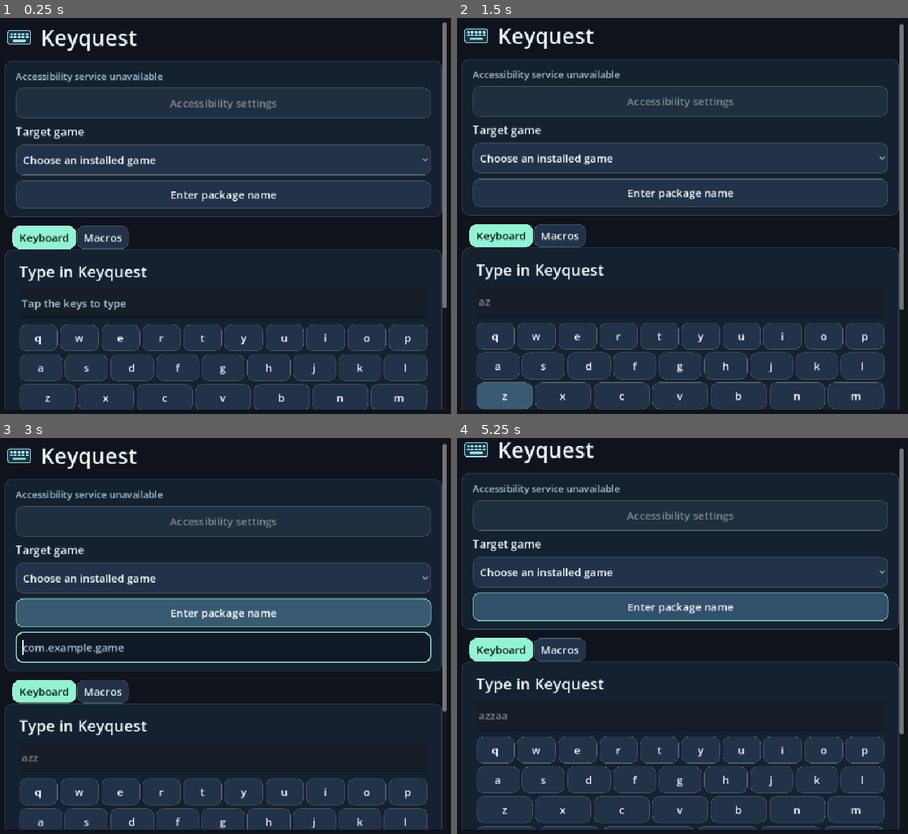
Above: before the commit, frames 1-4 (two rows, left to right).
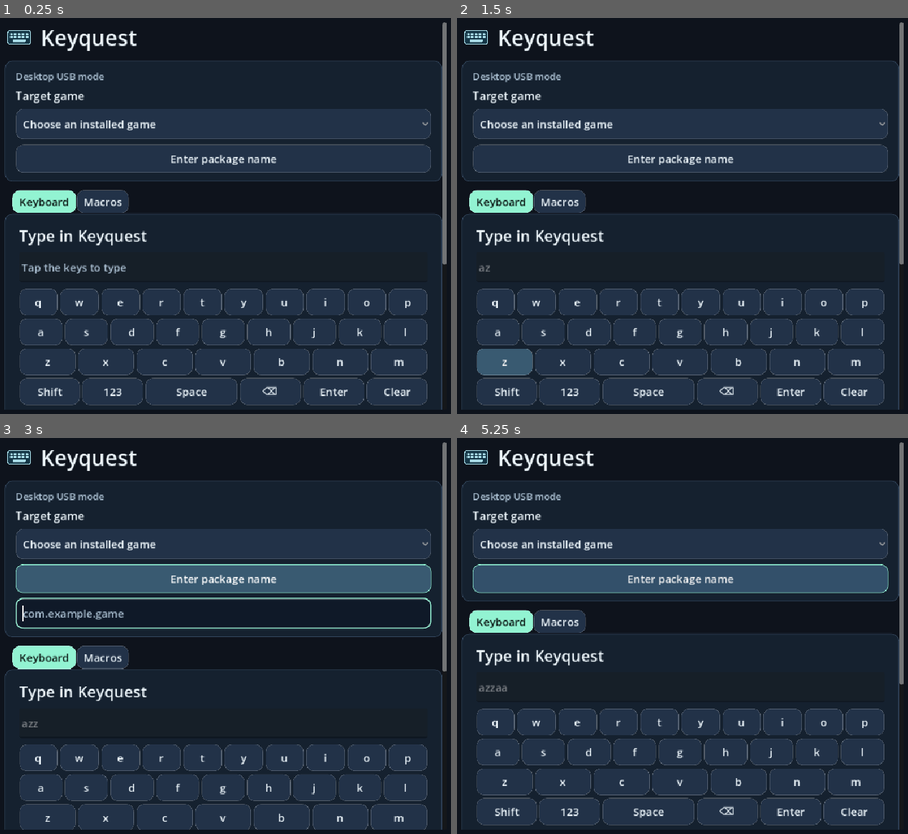
Above: after the commit, the same moments.

Repository: bprosusupro-rgb/Keyquest
Game: Godot game, scene res://panel.tscn
Same seed, same stepped clock (60 frames per second), same inputs: the game is played once before the commit and once after it.
Inputs:
- Up to frame 1 (0.25 s): no input
- Up to frame 2 (1.5 s): click "a" at 0.5 s; click "z" at 1.25 s
- Up to frame 3 (3 s): click "z" at 2 s; click "Enter package name" at 2.75 s
- Up to frame 4 (5.25 s): click "a" at 3.5 s; click "a" at 4.25 s; click "Enter package name" at 5 s

The runs differ from the first frame. In frame 1, 31% of the frame differs, in the area x 0-100%, y 13-99%; in frame 2, 33%; in frame 3, 36%; in frame 4, 39%, in the area x 0-100%, y 1-99%.

Commit message:
Add desktop USB game keys and explicit game focus

Diff:
--- a/panel.gd
+++ b/panel.gd
@@ -13,6 +13,8 @@
 
 var draft: LineEdit
 var keyboard_status: Label
+var adb_path: LineEdit
+var android_display: LineEdit
 var key_rows: VBoxContainer
 var bridge_message := ""
 var shifted := false
@@ -106,6 +108,17 @@
 	_draw_keys()
 	keyboard_status = _label(keyboard, "Open a text prompt in the selected game, then tap a key here.", 16, MUTED)
 	actions.erase(_button(keyboard, "Copy text", _copy_draft))
+	if OS.get_name() in ["Windows", "Linux", "macOS"]:
+		var usb := _card(keyboard)
+		_label(usb, "USB game controls", 20, TEXT)
+		adb_path = LineEdit.new()
+		adb_path.placeholder_text = "Path to adb (optional)"
+		usb.add_child(adb_path)
+		android_display = LineEdit.new()
+		android_display.placeholder_text = "Display ID (optional)"
+		usb.add_child(android_display)
+		actions.erase(_button(usb, "Focus game", _focus_game))
+
 
 	var macro := _page("Macros")
 	_label(macro, "Tap sequence", 26, TEXT)
@@ -130,7 +143,10 @@
 	status = _label(feedback, "", 16, MUTED)
 	status.custom_minimum_size.y = 24
 	if not Engine.has_singleton("QuestMacros"):
-		status.text = "Run on Android to connect to the accessibility service."
+		status.text = "Connect your Quest over USB, focus the game, and tap an on-screen key." if adb_path != null else "Android accessibility service is unavailable."
+		if adb_path != null:
+			readiness.text = "Desktop USB mode"
+			service_button.hide()
 		target.add_item("Choose an installed game")
 		for action in actions:
 			action.disabled = true
@@ -358,9 +374,79 @@
 
 func _dispatch_key(value: String) -> void:
 	if bridge == null:
+		if adb_path != null:
+			_send_usb_key(value)
 		return
 	bridge_message = ""
 	bridge.sendKey(package_field.text.strip_edges(), value)
+
+
+func _send_usb_key(value: String) -> void:
+	var letter := value.to_lower()
+	var keycode := 0
+	if letter >= "a" and letter <= "z":
+		keycode = 29 + letter.unicode_at(0) - "a".unicode_at(0)
+	elif value >= "0" and value <= "9":
+		keycode = 7 + value.to_int()
+	else:
+		keycode = {" ": 62, "\b": 67, "\n": 66}.get(value, 0)
+	if keycode == 0:
+		_usb_status("USB game controls support letters, digits, Space, Backspace, and Enter.")
+		return
+	var command := PackedStringArray(["input"])
+	var display := android_display.text.strip_edges()
+	if not _valid_display(display):
+		return
+	if not display.is_empty():
+		command.append_array(["-d", display])
+	command.append_array(["keyevent", str(keycode)])
+	_run_usb(command, "Key event sent.")
+
+
+func _focus_game() -> void:
+	var target_package := package_field.text.strip_edges()
+	var package_pattern := RegEx.create_from_string("^[A-Za-z][A-Za-z0-9_]*(\\.[A-Za-z][A-Za-z0-9_]*)+$")
+	if package_pattern.search(target_package) == null:
+		_usb_status("Enter the game’s Android package name first.")
+		return
+	var display := android_display.text.strip_edges()
+	if not _valid_display(display):
+		return
+	var command := PackedStringArray(["am", "start"])
+	if not display.is_empty():
+		command.append_array(["--display", display])
+	command.append_array(["-a", "android.intent.action.MAIN", "-c",
+		"android.intent.category.LAUNCHER", "-p", target_package])
+	_run_usb(command, "Asked Android to open the game.")
+
+
+func _valid_display(display: String) -> bool:
+	if display.is_empty() or (display.is_valid_int() and display == str(display.to_int()) and display.to_int() >= 0):
+		return true
+	_usb_status("Enter a non-negative Android display ID or leave it blank.")
+	return false
+
+
+func _run_usb(command: PackedStringArray, success: String) -> void:
+	var executable := adb_path.text.strip_edges()
+	if executable.is_empty():
+		executable = "adb"
+	var arguments := PackedStringArray(["-d", "shell"])
+	arguments.append_array(command)
+	var output: Array = []
+	var exit_code := OS.execute(executable, arguments, output, true)
+	var response := "".join(output).strip_edges()
+	if exit_code == 0 and not response.begins_with("Error"):
+		_usb_status(success)
+	elif exit_code == -1:
+		_usb_status("ADB could not start. Enter the path to Android Platform Tools’ adb.")
+	else:
+		_usb_status(response if not response.is_empty() else "ADB failed. Check USB debugging.")
+
+
+func _usb_status(message: String) -> void:
+	status.text = message
+	keyboard_status.text = message
 
 
 func _copy_draft() -> void:
Not shown, changed: export_presets.cfg
Not shown, changed: native/src/org/questpanel/macros/MacroService.java
